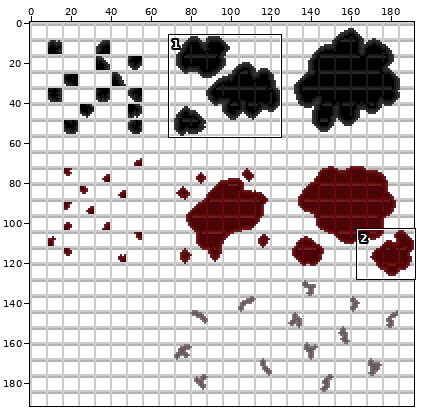
Two versions of one sprite sheet, sprites/S_Tile_Laboratoire/6b897156-a2a9-48e7-89ca-d05ed69f72d8.png. The picture above shows the old version from afar; the outline marks the close-up.
Close-up. Before:
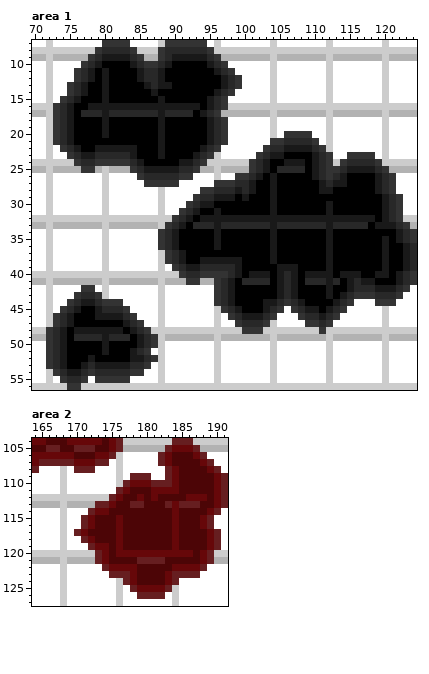
The file is 192x192 pixels. Shown: area 1: x 70..124, y 7..56; area 2: x 164..191, y 104..127. The commit also changed other parts of the picture, which this record leaves out.
The result:
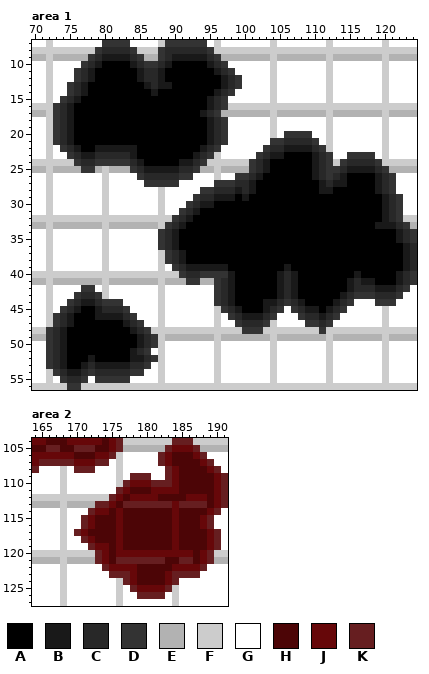
Palette (. is transparent): A #000000  B #191919  C #282828  D #333333  E #b2b2b2  F #cccccc  G #ffffff  H #4c0506  J #660709  K #661e20
The edit:
--- area 1
@@ x 70..124 @@
 10 GGFGGGGDCBAAAABCDDCBAAAAABCDGGGGGGFGGGGGGGFGGGGGGGFGGGG
-11 GGFGGGDCBABAAAABCCBAAAAAAABCDGGGGGFGGGGGGGFGGGGGGGFGGGG
-12 GGFGGGDCBABAAAABCCBAAAAAAAABCDGGGGFGGGGGGGFGGGGGGGFGGGG
-13 GGFGGDCBAABAAAAABCBBAAAAAAABCDGGGGFGGGGGGGFGGGGGGGFGGGG
-14 GGFGGDCBAABAAAAAABAAAAAAAABCDGGGGGFGGGGGGGFGGGGGGGFGGGG
-15 GGFGDCBAAABAAAAAAABAAAAAABCDGGGGGGFGGGGGGGFGGGGGGGFGGGG
-16 FFFDCBAABBBBBBBBBBBBBBBBABCDFFFFFFFFFFFFFFFFFFFFFFFFFFF
-17 EEFDCBACCCBCCCCCCCBCCCCABCDEEEEEEEFEEEEEEEFEEEEEEEFEEEE
-18 GGFDCBAAAABAAAAAAABAAAAAABCDGGGGGGFGGGGGGGFGGGGGGGFGGGG
-19 GGFDCBAAAABAAAAAAABAAAAAABCDGGGGGGFGGGGGGGFGGGGGGGFGGGG
-20 GGFDCBAAAABAAAAAAABAAAAAABCDGGGGGGFGDDDDGGFGGGGGGGFGGGG
-21 GGFDCBAAAAAAAAAAAABAAAAAABCDGGGGGGDDCCCCDGFGGGGGGGFGGGG
-22 GGFGDCBAABBBBBBAAABAAAAABCDGGGGGGDCCBBBBCDFGGGGGGGFGGGG
-23 GGFGGDCBBCCCCCBAAABAAAABCDFGGGGGDCBBAAAABCDGGDDDDGFGGGG
-24 FFFFFFDCCDDDDDCBAAAAABBCDFFFFFFDCBAABBBABCDFDCCCCDFFFFF
-25 EEFEEEEDDEFEEEDCBBBBBCCDEEFEEEEDCBACCCCABCDDCBBBBCDEEEE
-26 GGFGGGGGGGFGGGGDCCCCCDDGGGFGGDDCBABAAAAABCDCBAAAABCDGGG
-27 GGFGGGGGGGFGGGGGDDDDDGGGGGDDDCCBAABAAAAAABCBBAAAABCDGGG
-28 GGFGGGGGGGFGGGGGGGFGGGGGDDCCCBCBAABAAAAAABBAAAAAABCDGGG
-29 GGFGGGGGGGFGGGGGGGFGGGGDCCBBBABAAABAAAAAAAAAAAAAAABCDGG
-30 GGFGGGGGGGFGGGGGGGFGGGDCBBAAAAAAAABAAAAAAABAAAAAAABCDGG
-31 GGFGGGGGGGFGGGGGGGFGGDCBAABAAAAAAABAAAAAAABAAAAAAABCDGG
-32 FFFFFFFFFFFFFFFFFFFFDCBABBBBBBBBBBBBBBBBBBBBBBBBBABCDFF
-33 EEFEEEEEEEFEEEEEEEFDCBACCCBCCCCCCCBCCCCCCCBCCCCCABBBCDE
-34 GGFGGGGGGGFGGGGGGGDCBAAAAABAAAAAAABAAAAAAABAAAAAAAAABCD
-35 GGFGGGGGGGFGGGGGGGDCBAAAAABAAAAAAABAAAAAAABAAAAAAABABCD
-36 GGFGGGGGGGFGGGGGGGDCBAAAAABAAAAAAABAAAAAAABAAAAAAABAABC
-37 GGFGGGGGGGFGGGGGGGFDCBAAAAAAAAAAAABAAAAAAABAAAAAAABAABC
-38 GGFGGGGGGGFGGGGGGGFDCBAABBBBBBAAAABAAAAAAABAAAAAAABAABC
-39 GGFGGGGGGGFGGGGGGGFGDCBBCCCCCBAAAAABBBAAAABAAAAAAABAABC
-40 FFFFFFFFFFFFFFFFFFFFFDCCDDDDCBABBBABCBABBBBABBBAABBABCD
-41 EEFEEEEEEEFEEEEEEEFEEEDDEEDCBACCCCABCBACCCBCABCBBAAABCD
-42 GGFGGGGDDGFGGGGGGGFGGGGGGGDCBAAAAAABCBAAAABAABCCCBBBCDG
-43 GGFGGGDCCDFGGGGGGGFGGGGGGGDCBAAAAAABCBAAAABABCDDDCCCDGG
+11 GGFGGGDCBAAAAAABCCBAAAAAAABCDGGGGGFGGGGGGGFGGGGGGGFGGGG
+12 GGFGGGDCBAAAAAABCCBAAAAAAAABCDGGGGFGGGGGGGFGGGGGGGFGGGG
+13 GGFGGDCBAAAAAAAABCBBAAAAAAABCDGGGGFGGGGGGGFGGGGGGGFGGGG
+14 GGFGGDCBAAAAAAAAABAAAAAAAABCDGGGGGFGGGGGGGFGGGGGGGFGGGG
+15 GGFGDCBAAAAAAAAAAAAAAAAAABCDGGGGGGFGGGGGGGFGGGGGGGFGGGG
+16 FFFDCBAAAAAAAAAAAAAAAAAAABCDFFFFFFFFFFFFFFFFFFFFFFFFFFF
+17 EEFDCBAAAAAAAAAAAAAAAAAABCDEEEEEEEFEEEEEEEFEEEEEEEFEEEE
+18 GGFDCBAAAAAAAAAAAAAAAAAAABCDGGGGGGFGGGGGGGFGGGGGGGFGGGG
+19 GGFDCBAAAAAAAAAAAAAAAAAAABCDGGGGGGFGGGGGGGFGGGGGGGFGGGG
+20 GGFDCBAAAAAAAAAAAAAAAAAAABCDGGGGGGFGDDDDGGFGGGGGGGFGGGG
+21 GGFDCBAAAAAAAAAAAAAAAAAAABCDGGGGGGDDCCCCDGFGGGGGGGFGGGG
+22 GGFGDCBAABBBBBBAAAAAAAAABCDGGGGGGDCCBBBBCDFGGGGGGGFGGGG
+23 GGFGGDCBBCCCCCBAAAAAAAABCDFGGGGGDCBBAAAABCDGGDDDDGFGGGG
+24 FFFFFFDCCDDDDDCBAAAAABBCDFFFFFFDCBAAAAAABCDFDCCCCDFFFFF
+25 EEFEEEEDDEFEEEDCBBBBBCCDEEFEEEEDCBAAAAAABCDDCBBBBCDEEEE
+26 GGFGGGGGGGFGGGGDCCCCCDDGGGFGGDDCBAAAAAAABCDCBAAAABCDGGG
+27 GGFGGGGGGGFGGGGGDDDDDGGGGGDDDCCBAAAAAAAAABCBBAAAABCDGGG
+28 GGFGGGGGGGFGGGGGGGFGGGGGDDCCCBCBAAAAAAAAABBAAAAAABCDGGG
+29 GGFGGGGGGGFGGGGGGGFGGGGDCCBBBABAAAAAAAAAAAAAAAAAAABCDGG
+30 GGFGGGGGGGFGGGGGGGFGGGDCBBAAAAAAAAAAAAAAAAAAAAAAAABCDGG
+31 GGFGGGGGGGFGGGGGGGFGGDCBAAAAAAAAAAAAAAAAAAAAAAAAAABCDGG
+32 FFFFFFFFFFFFFFFFFFFFDCBAAAAAAAAAAAAAAAAAAAAAAAAAAABCDFF
+33 EEFEEEEEEEFEEEEEEEFDCBAAAAAAAAAAAAAAAAAAAAAAAAAAABBBCDE
+34 GGFGGGGGGGFGGGGGGGDCBAAAAAAAAAAAAAAAAAAAAAAAAAAAAAAABCD
+35 GGFGGGGGGGFGGGGGGGDCBAAAAAAAAAAAAAAAAAAAAAAAAAAAAAAABCD
+36 GGFGGGGGGGFGGGGGGGDCBAAAAAAAAAAAAAAAAAAAAAAAAAAAAAAAABC
+37 GGFGGGGGGGFGGGGGGGFDCBAAAAAAAAAAAAAAAAAAAAAAAAAAAAAAABC
+38 GGFGGGGGGGFGGGGGGGFDCBAAAAAAAAAAAAAAAAAAAAAAAAAAAAAAABC
+39 GGFGGGGGGGFGGGGGGGFGDCBBBBBBAAAAAAAABAAAAAAAAAAAAAAAABC
+40 FFFFFFFFFFFFFFFFFFFFFDCCDDDDBAAAAAABCBAAAAAAAABAAAAABCD
+41 EEFEEEEEEEFEEEEEEEFEEEDDEEDCBAAAAAABCBAAAAAAABCBBAAABCD
+42 GGFGGGGDDGFGGGGGGGFGGGGGGGDCBAAAAAABCBAAAAAAABCCCBBBCDG
+43 GGFGGGDCCDFGGGGGGGFGGGGGGGDCBAAAAAABCBAAAAAABCDDDCCCDGG
 44 GGFGGDCBBCDDDGGGGGFGGGGGGGDCBAAAABBCDCBAAAABCDGGGDDDGGG
@@ x 74..85 @@
 47 CBAAAAAAABCD
-48 BABBBBBBBABC
-49 BACCCCBCCCAB
-50 BAAAAABAAAAB
-51 BAAAAABAAABC
+48 BAAAAAAAAABC
+49 BAAAAAAAAAAB
+50 BAAAAAAAAAAB
+51 BAAAAAAAAABC
 52 BAAABAAAAABB
--- area 2
@@ x 174..190 @@
 111 GGKJHHHJJJJHHHHHJ
-112 FKJHHJHJHHHHJJJHJ
-113 KJHHKKHHHKJKKKHHJ
-114 JHHHHHHHHHJHHHHJK
+112 FKJHJJJJHHHHJJJHJ
+113 KJHKKKKKKKJKKKKHJ
+114 JHJHHHHHHHJHHHHJK
 115 HHJHHHHHHHJHHHJKG
@@ x 174..188 @@
 120 JHJJJJJJJJJJJHJ
-121 JHHHHKKKKHHHHHJ
+121 JHKKKKKKKHHKKHJ
 122 KJJJJHHHHHJJJJK
